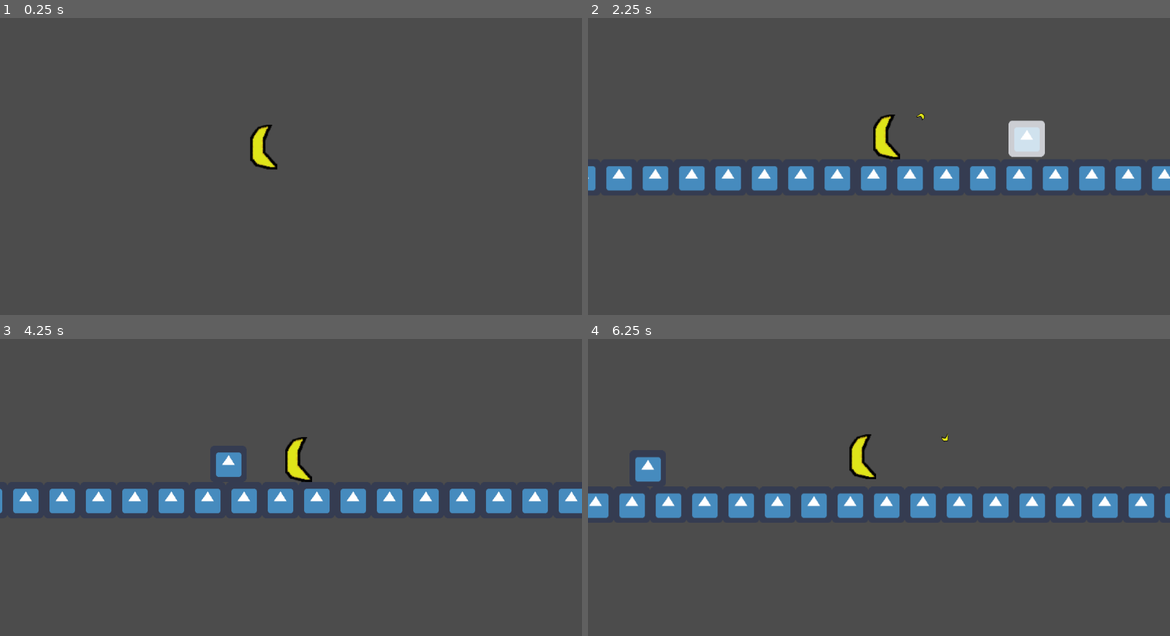
Above: before the commit, frames 1-4 (two rows, left to right).
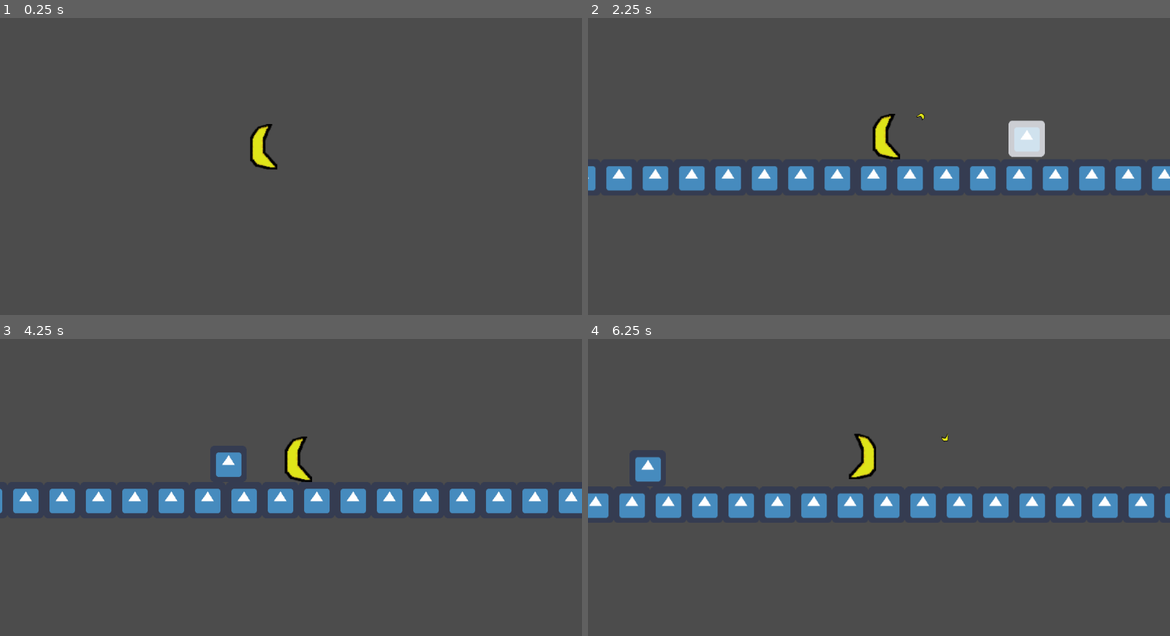
Above: after the commit, the same moments.

Repository: syedisamhashmi/CSE-4392-CSE-5392-Game-Project
Game: Godot game, scene res://entities/Main.tscn
The game is run twice, just before and just after one commit, with the same random seed, the same clock (stepped at 60 frames per second) and the same inputs. The engine's default icon, where the game draws it, is replaced by a stand-in: a white triangle on a blue panel in a dark square.
Inputs (mouse positions are in pixels of both pictures, inside the frame that each line leads up to):
- Up to frame 1 (0.25 s): no input
- Up to frame 2 (2.25 s): move the mouse to (1007, 127) at 0.52 s; press the mouse at (1007, 127) at 0.53 s; hold D (move_right) 0.53-2.03 s; tap Space (jump) at 0.77, 1.52 s; move the mouse to (762, 163) at 1.27 s; release the mouse at (762, 163) at 1.28 s; click (762, 163) at 1.35 s; move the mouse to (937, 71) at 2.02 s; press the mouse at (937, 71) at 2.03 s; hold A (move_left) from 2.03 s (still down)
- Up to frame 3 (4.25 s): move the mouse to (261, 535) at 2.77 s; release A (move_left) at 2.78 s; release the mouse at (261, 535) at 2.78 s; hold D (move_right) from 2.78 s (still down); click (261, 535) at 2.85 s; tap Space (jump) at 3.02, 3.77 s; move the mouse to (465, 517) at 3.52 s; press the mouse at (465, 517) at 3.53 s
- Up to frame 4 (6.25 s): move the mouse to (704, 416) at 4.27 s; release D (move_right) at 4.28 s; release the mouse at (704, 416) at 4.28 s; hold A (move_left) 4.28-5.03 s; click (704, 416) at 4.35 s; tap Space (jump) at 4.52, 6.02 s; move the mouse to (908, 466) at 5.02 s; press the mouse at (908, 466) at 5.03 s; hold D (move_right) 5.03-5.78 s; move the mouse to (791, 380) at 5.77 s; release the mouse at (791, 380) at 5.78 s; hold A (move_left) from 5.78 s (still down); click (791, 380) at 5.85 s

The runs differ from the first frame. In frame 1, less than 0.1% of the frame differs, in the area x 43-48%, y 35-51%; in frame 2, less than 0.1%; in frame 3, less than 0.1%; in frame 4, 0.6%, in the area x 44-50%, y 31-48%.

Commit message:
feat: added atlas for banana instead of always facing right, check the code

Diff:
--- a/Team_Hashmi_Project/entities/Main.tscn
+++ b/Team_Hashmi_Project/entities/Main.tscn
@@ -5,7 +5,7 @@
 [ext_resource path="res://entities/enemy_base/enemy_base.tscn" type="PackedScene" id=3]
 [ext_resource path="res://entities/Main.gd" type="Script" id=4]
 
-[node name="Node2D" type="Node2D"]
+[node name="Main" type="Node2D"]
 script = ExtResource( 4 )
 
 [node name="Banana" parent="." instance=ExtResource( 2 )]
--- a/Team_Hashmi_Project/entities/player/player.gd
+++ b/Team_Hashmi_Project/entities/player/player.gd
@@ -5,9 +5,16 @@
 #ENDREGION
 
 # Half of the players width, determines where the projectile is spawned horizontally
-var halfWidth = 24
+var horizontalLaunchArea = 24
+var fullWidthOfPlayer = 32
 # Half of the players height, determines where the projectile is spawned vertically
-var halfHeight = 40
+var verticalLaunchArea = 40
+var fullHeightOfPlayer = 64
+
+var rightFace = Rect2(Vector2(0,0), Vector2(fullWidthOfPlayer, fullHeightOfPlayer))
+var leftFace = Rect2(Vector2(fullWidthOfPlayer, 0), Vector2(fullWidthOfPlayer, fullHeightOfPlayer))
+
+var SPEED_DEADZONE = 3
 
 # These are very sensitive, change with care
 var projectile_speed: Vector2 = Vector2(4, -4)
@@ -22,6 +29,15 @@
 
 var velocity: Vector2 = Vector2.ZERO
 var gravity: float = 900.0
+
+# Player can only be facing one of these two directions.
+enum PlayerDirection {
+ LEFT  = -1,
+ RIGHT =  1,
+}
+
+# Start off saying player was last facing to the right.
+var lastDir = PlayerDirection.RIGHT
 
 func _physics_process(delta: float) -> void:
     var leftToRightRatio: float =  Input.get_action_strength("move_right") - Input.get_action_strength("move_left")
@@ -42,6 +58,15 @@
     # increases velocity on the x axis every frame
     velocity.x += (acceleration.x * leftToRightRatio * delta)
 
+    # If player was last seen going to the right, set that.
+    if (velocity.x > 0):
+        lastDir = PlayerDirection.RIGHT
+        $BananaImage.region_rect = rightFace
+    # If player was last seen going to the left, set that.
+    elif (velocity.x < 0):
+        lastDir = PlayerDirection.LEFT
+        $BananaImage.region_rect = leftFace
+
     # If player is in the air, make it slower for them to move horizontally.
     if (velocity.y != 0):
         velocity.x *= airControlModifier.x
@@ -61,8 +86,7 @@
         velocity.x *= friction
 
     # removes jitter when player is slowing down
-    # This used to be 10, 3 felt better and works with the numbers.
-    if abs(velocity.x) < 3:
+    if abs(velocity.x) < SPEED_DEADZONE:
       velocity.x = 0
 
     # Godot's built in function to determine final velocity
@@ -80,17 +104,17 @@
     var projectile_instance = PLAYER_PROJECTILE.instance()
 
     var projectile_speed_to_use = projectile_speed
-    if velocity.x < 0:
-        projectile_speed_to_use.x *= -1
 
     # Add some of the players velocity to the projectile
     # horizontally so that it doesn't exactly go behind the player
     # NOT vertically, feels off to do that.
-    projectile_speed_to_use.x = (projectile_speed_to_use.x + (velocity.x / 60))
+    # Set direction horizontally by using the last direction the player was facing.
+    # When you stop moving, you don't just turn back to the right side.
+    projectile_speed_to_use.x = ((projectile_speed_to_use.x * lastDir) + (velocity.x / 60))
     projectile_instance.init(
         # Add projectile halfway up the player so that it
         # spawns in a good place.
-        Vector2(self.position.x + halfWidth, self.position.y - halfHeight),
+        Vector2(self.position.x + horizontalLaunchArea, self.position.y - verticalLaunchArea),
         projectile_speed_to_use)
     $Projectiles.add_child(projectile_instance)
 
@@ -99,4 +123,6 @@
 func _ready() -> void:
     # Load player stats file
     Globals.load_stats()
+
+    $BananaImage.region_rect = rightFace
     pass # Replace with function body.
--- a/Team_Hashmi_Project/entities/player/player.tscn
+++ b/Team_Hashmi_Project/entities/player/player.tscn
@@ -1,6 +1,6 @@
 [gd_scene load_steps=3 format=2]
 
-[ext_resource path="res://assets/images/test_banana.png" type="Texture" id=1]
+[ext_resource path="res://assets/images/test_banana_atlas.png" type="Texture" id=1]
 [ext_resource path="res://entities/player/player.gd" type="Script" id=2]
 
 [node name="Banana" type="KinematicBody2D"]
@@ -14,8 +14,10 @@
 
 [node name="BananaImage" type="Sprite" parent="."]
 position = Vector2( 24, -40 )
-scale = Vector2( 1.48437, 1.23507 )
+scale = Vector2( 1.5, 1.25 )
 texture = ExtResource( 1 )
+region_enabled = true
+region_rect = Rect2( 0, 0, 32, 64 )
 
 [node name="Projectiles" type="Node" parent="."]
 
Binary file added: Team_Hashmi_Project/assets/images/test_banana_atlas.png
Not shown, added: Team_Hashmi_Project/assets/images/test_banana_atlas.png.import
Binary file added: Team_Hashmi_Project/assets/images/test_banana_left.png
Not shown, added: Team_Hashmi_Project/assets/images/test_banana_left.png.import
Not shown, added: Team_Hashmi_Project/assets/images/test_banana_atlas.xcf
Not shown, added: Team_Hashmi_Project/assets/images/test_banana_left.xcf
